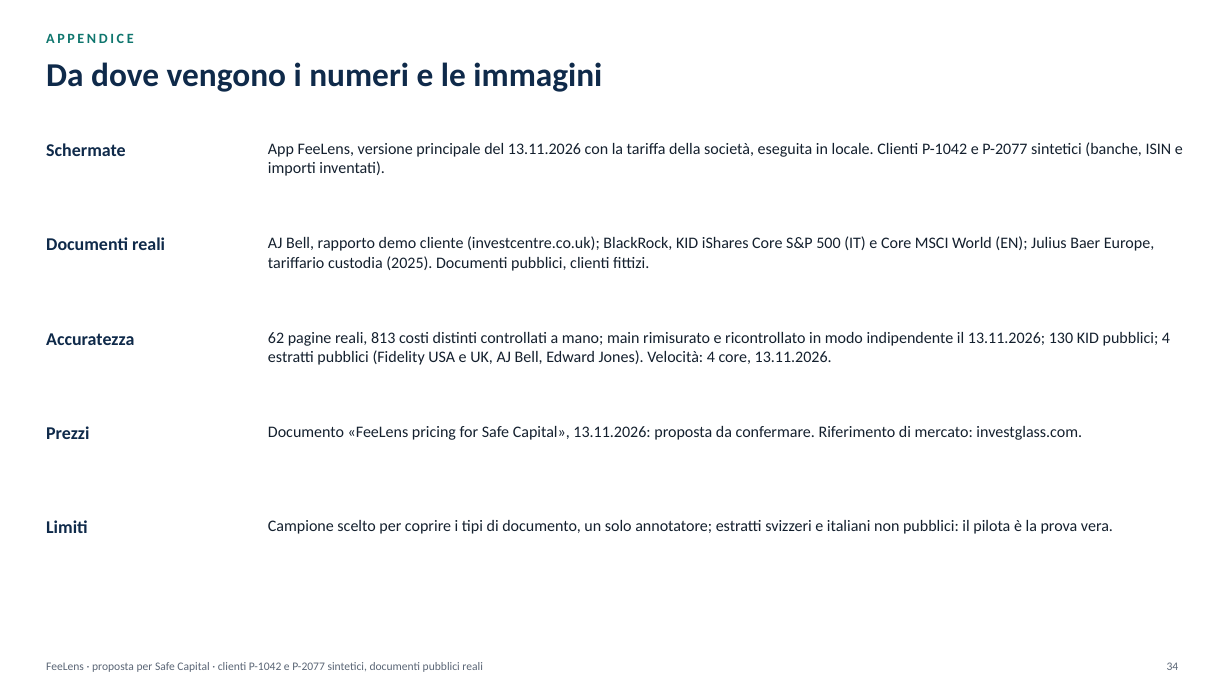
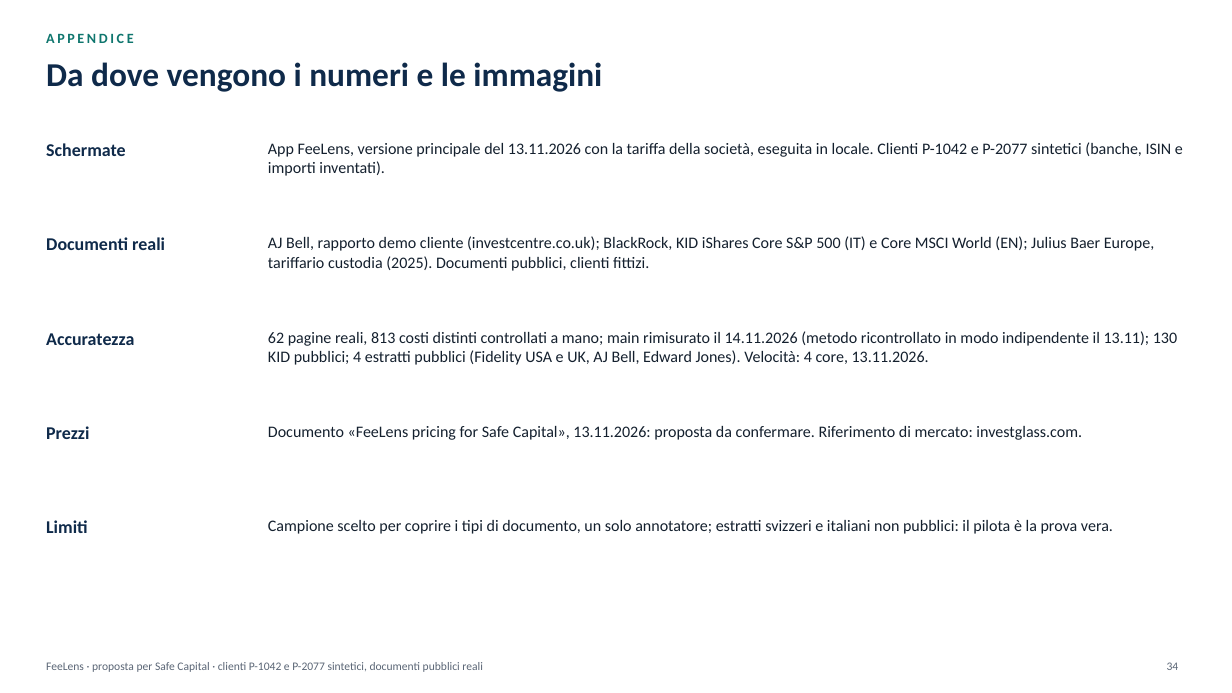
Before and after one commit to rossotti-alessandro/PortfolioCostEngine, a slide deck: slide 34 of slides/FeeLens_Proposta_IT.pptx. Drawn at 1232x693 pixels with LibreOffice and Linux fonts; fonts in the diff are those of the drawing. Boxes give left, top, right and bottom in pixels: in the first picture for what was removed or moved away, otherwise in the second. Text is boxed around its words. In the diff, an @@ line names an element or a change of style, - is before the commit and + after.

```diff
--- a/slides/FeeLens_Proposta_IT.pptx
+++ b/slides/FeeLens_Proposta_IT.pptx
@@ text at bbox=[268, 331, 1177, 365]: text changed @@
-62 pagine reali, 813 costi distinti controllati a mano; main rimisurato e ricontrollato in modo indipendente il 13.11.2026; 130 KID pubblici; 4 estratti pubblici (Fidelity USA e UK, AJ Bell, Edward Jones). Velocità: 4 core, 13.11.2026.
+62 pagine reali, 813 costi distinti controllati a mano; main rimisurato il 14.11.2026 (metodo ricontrollato in modo indipendente il 13.11); 130 KID pubblici; 4 estratti pubblici (Fidelity USA e UK, AJ Bell, Edward Jones). Velocità: 4 core, 13.11.2026.
```
Also in this commit, not shown: 3 other slides changed, 20 other files.
